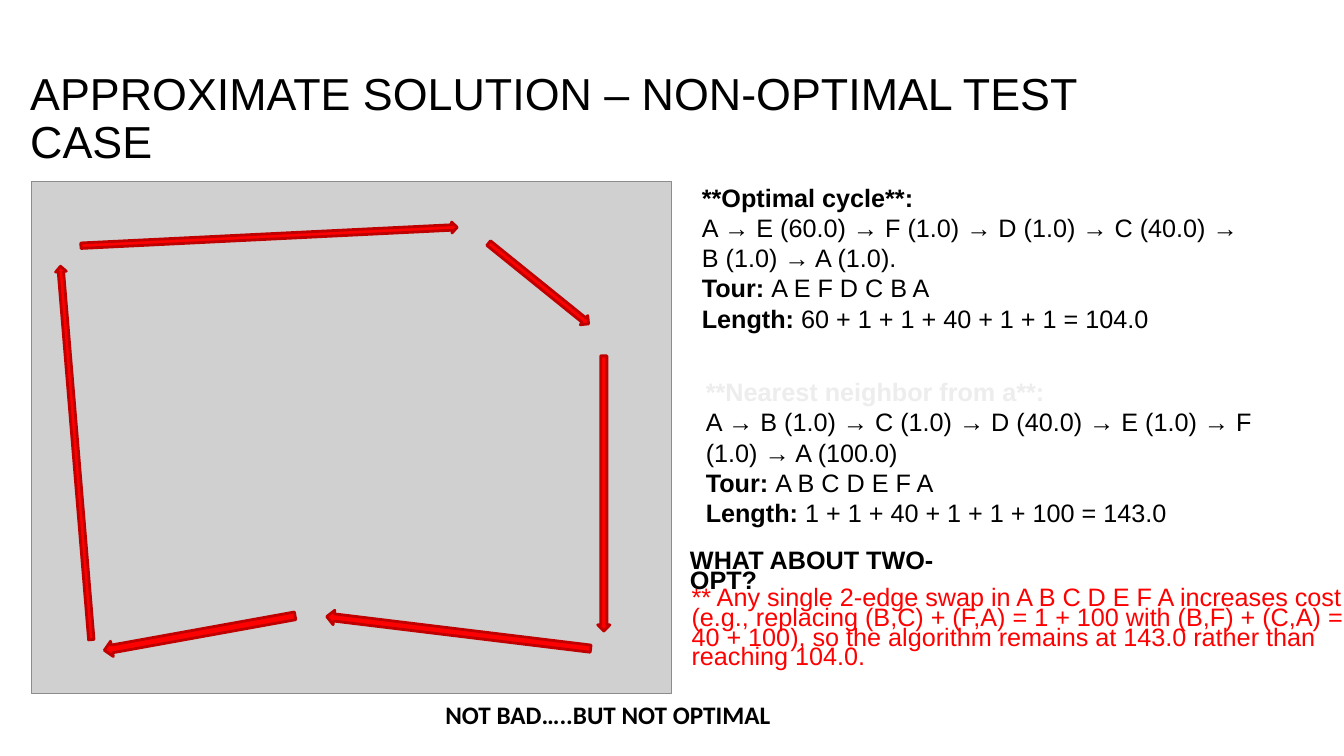
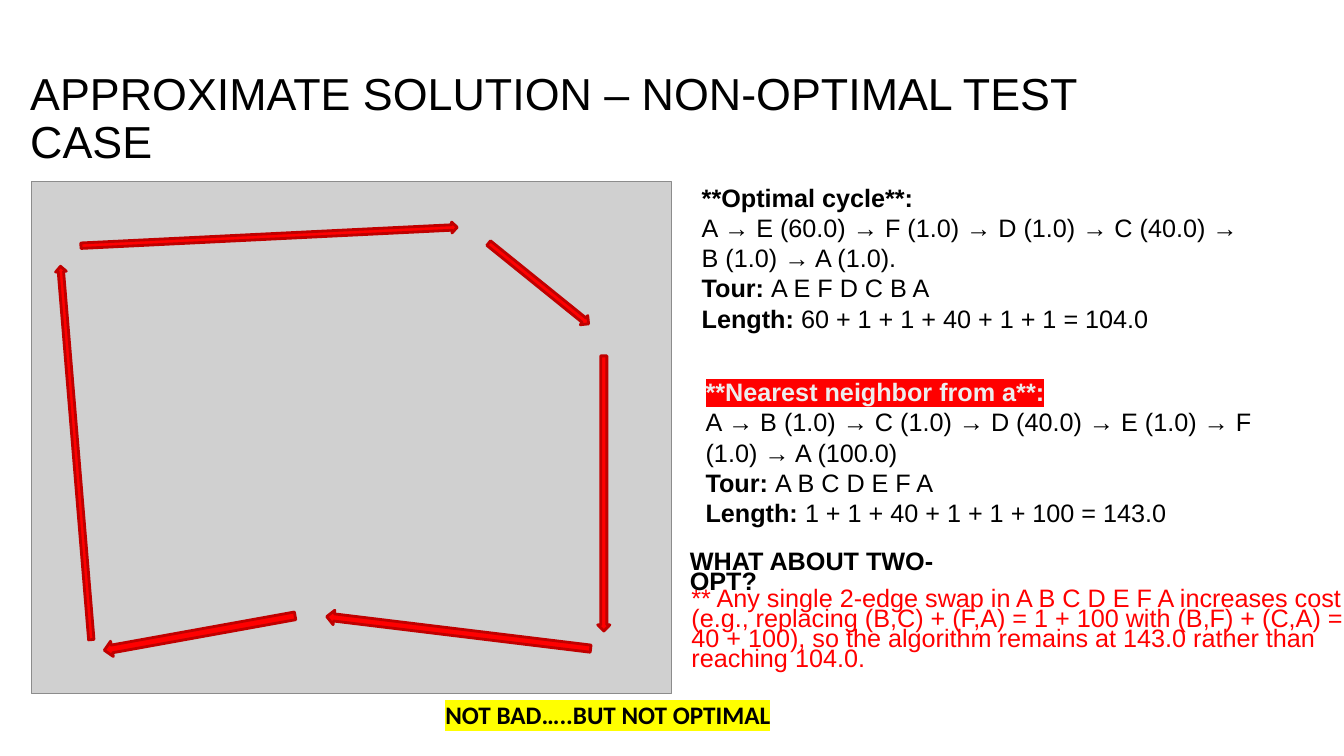
Before and after one commit to PictureOfGray/CS412-Team-NAME, a slide deck: slide 14 of presentations/problem_presentation.pptx. Drawn at 1344x756 pixels with LibreOffice and Linux fonts; fonts in the diff are those of the drawing; grey boxes stand for pictures; background and template pictures are left out. Boxes give left, top, right and bottom in pixels: in the first picture for what was removed or moved away, otherwise in the second. Text is boxed around its words. In the diff, an @@ line names an element or a change of style, - is before the commit and + after.

Commit message:
finished approx part of presentation

```diff
--- a/presentations/problem_presentation.pptx
+++ b/presentations/problem_presentation.pptx
@@ text at bbox=[706, 382, 1044, 407]: highlight none to #FF0000 in "**Nearest neighbor from a**:" @@
@@ text "WHAT ABOUT TWO-OPT?" at bbox=[690, 552, 933, 595]: line spacing 14pt to 14.2pt @@
@@ text "** Any single 2‑edge swap ..." at bbox=[691, 586, 1341, 672]: line spacing 14pt to 14.2pt @@
@@ text "NOT BAD…..BUT NOT OPTIMAL" at bbox=[445, 707, 770, 725]: highlight none to #FFFF00 @@
```
Also in this commit, not shown: 7 other slides changed, 1 slide added, 1 slide removed.
